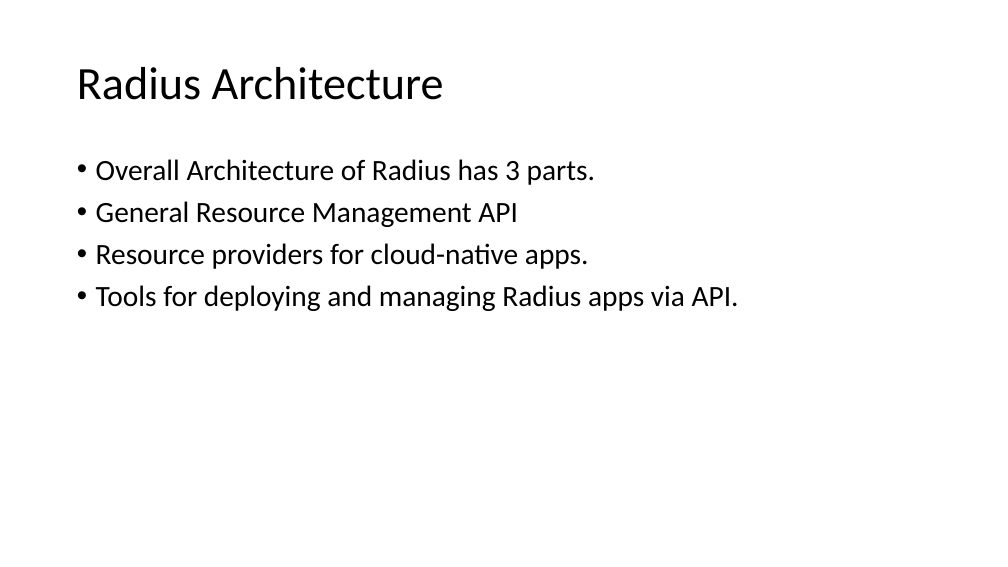
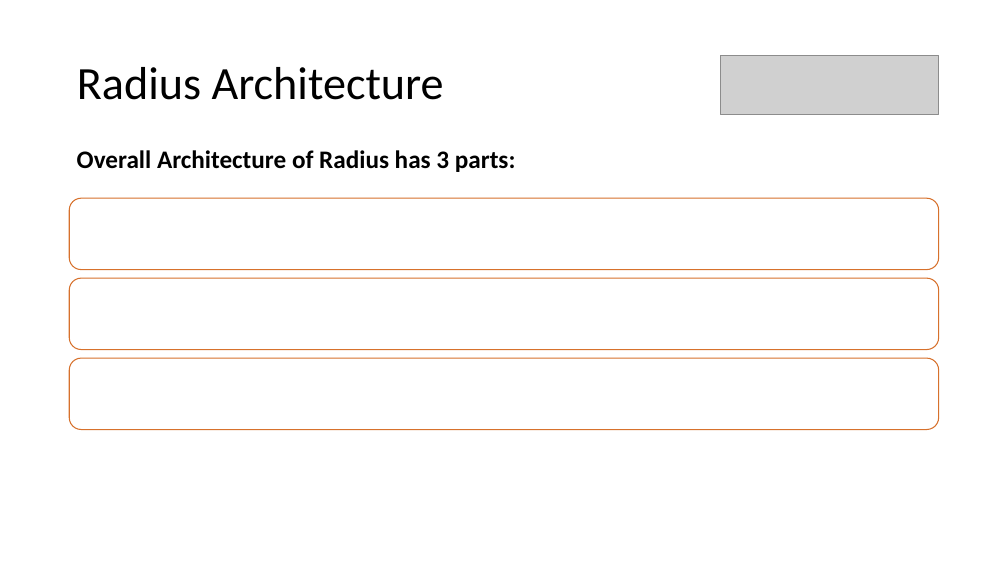
Before and after one commit to willvelida/talks, a slide deck: slide 11 of intro-to-radius/Presentation.pptx (slide 9 before the commit). Drawn at 1008x567 pixels with LibreOffice and Linux fonts; fonts in the diff are those of the drawing; grey boxes stand for pictures. Boxes give left, top, right and bottom in pixels: in the first picture for what was removed or moved away, otherwise in the second. Text is boxed around its words. In the diff, an @@ line names an element or a change of style, - is before the commit and + after.

Commit message:
Adding Radius talk

```diff
--- a/intro-to-radius/Presentation.pptx
+++ b/intro-to-radius/Presentation.pptx
@@ picture added at (721, 55, 939, 115) @@
@@ text added at (77, 150, 516, 172), 24 pt, text #000000, bold @@
+Overall Architecture of Radius has 3 parts:
@@ text removed at (96, 159, 739, 311) @@
-• Overall Architecture of Radius has 3 parts.
-• General Resource Management API
-• Resource providers for cloud-native apps.
-• Tools for deploying and managing Radius apps via API.
@@ rounded rectangle added at (70, 198, 939, 269), fill #FFFFFF, outline #D7712C 1 pt @@
@@ rounded rectangle added at (70, 278, 939, 349), fill #FFFFFF, outline #D7712C 1 pt @@
@@ rounded rectangle added at (70, 358, 939, 430), fill #FFFFFF, outline #D7712C 1 pt @@
```
Also in this commit, not shown: 8 other slides changed, 8 slides added, 1 slide removed, 8 other files.
